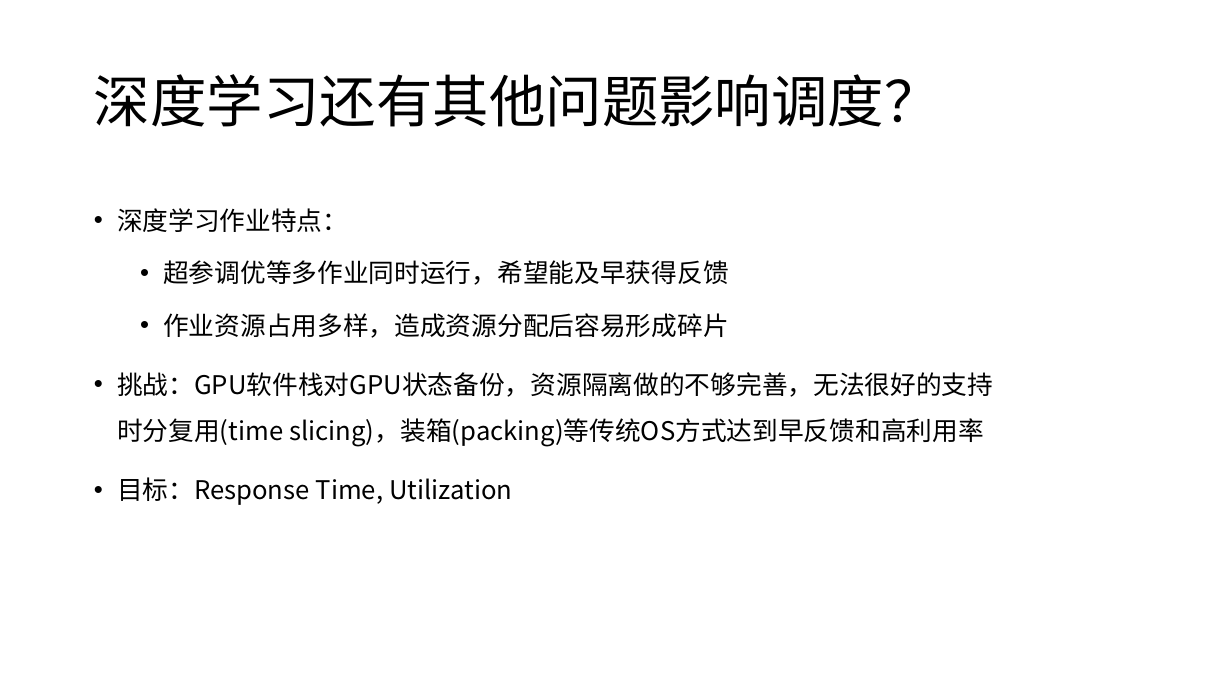
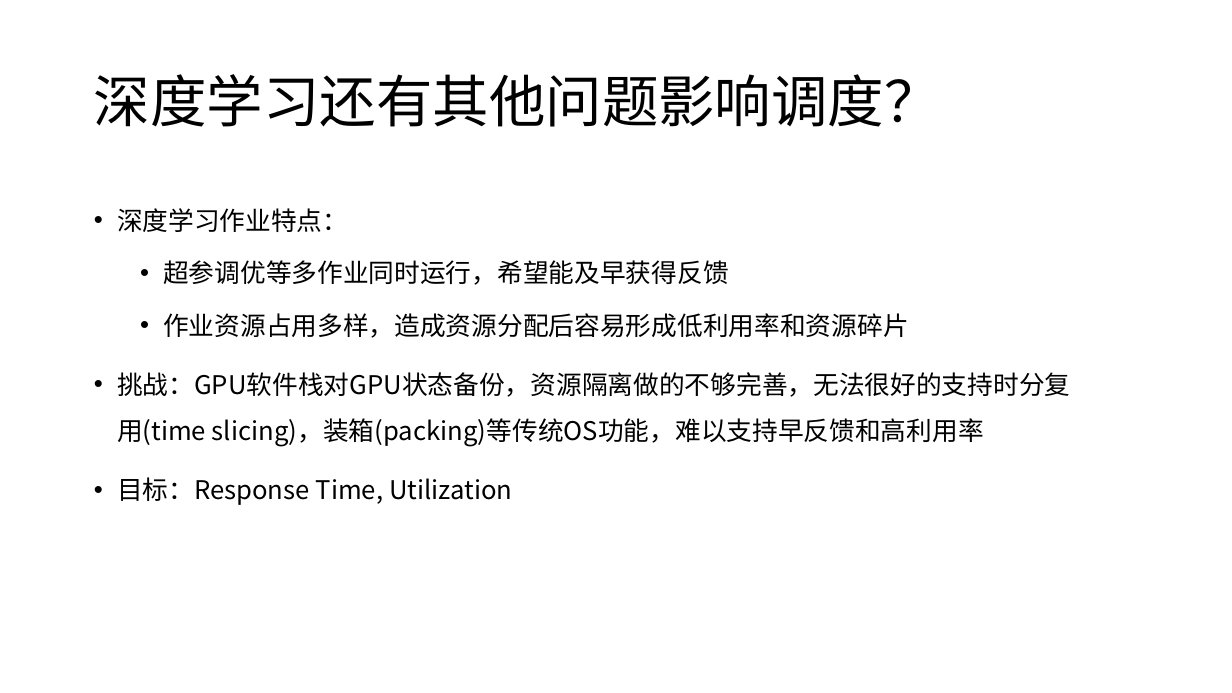
Before and after one commit to microsoft/AI-System, a slide deck: slide 38 of Lectures/BasicTopics/SystemforAI-7-Platform.ppsx (slide 37 before the commit). Drawn at 1232x693 pixels with LibreOffice and Linux fonts; fonts in the diff are those of the drawing. Boxes give left, top, right and bottom in pixels: in the first picture for what was removed or moved away, otherwise in the second. Text is boxed around its words. In the diff, an @@ line names an element or a change of style, - is before the commit and + after.

```diff
--- a/Lectures/BasicTopics/SystemforAI-7-Platform.ppsx
+++ b/Lectures/BasicTopics/SystemforAI-7-Platform.ppsx
@@ text at <box>117,313,1070,447</box>: text changed @@
-  • 作业资源占用多样，造成资源分配后容易形成碎片
-• 挑战：GPU软件栈对GPU状态备份，资源隔离做的不够完善，无法很好的支持时分复用(time slicing)，装箱(packing)等传统OS方式达到早反馈和高利用率
+  • 作业资源占用多样，造成资源分配后容易形成低利用率和资源碎片
+• 挑战：GPU软件栈对GPU状态备份，资源隔离做的不够完善，无法很好的支持时分复用(time slicing)，装箱(packing)等传统OS功能，难以支持早反馈和高利用率
```
Also in this commit, not shown: 5 other slides changed, 1 slide added, 4 other files.
